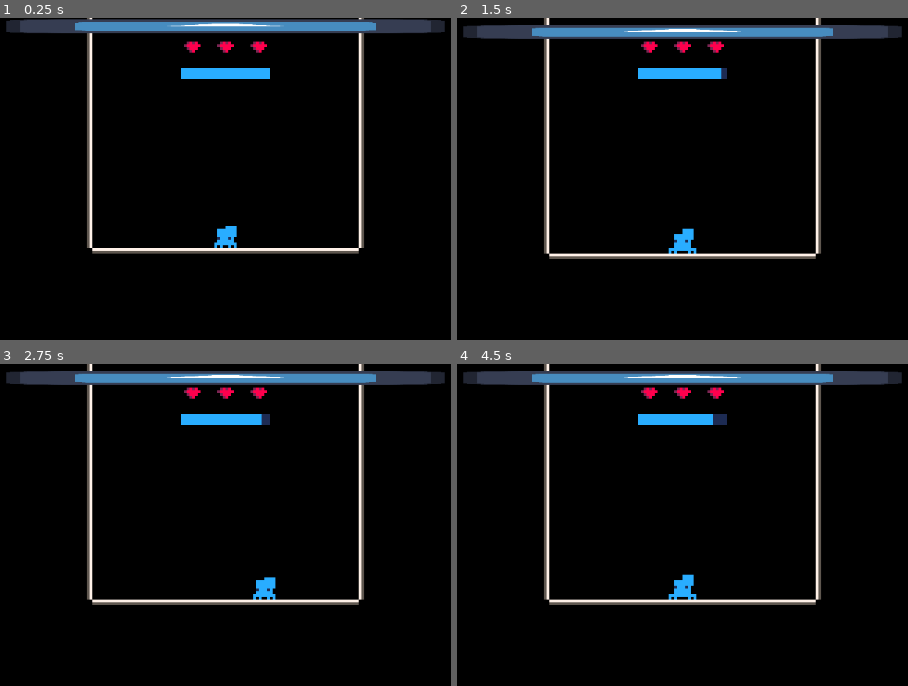
Above: before the commit, frames 1-4 (two rows, left to right).
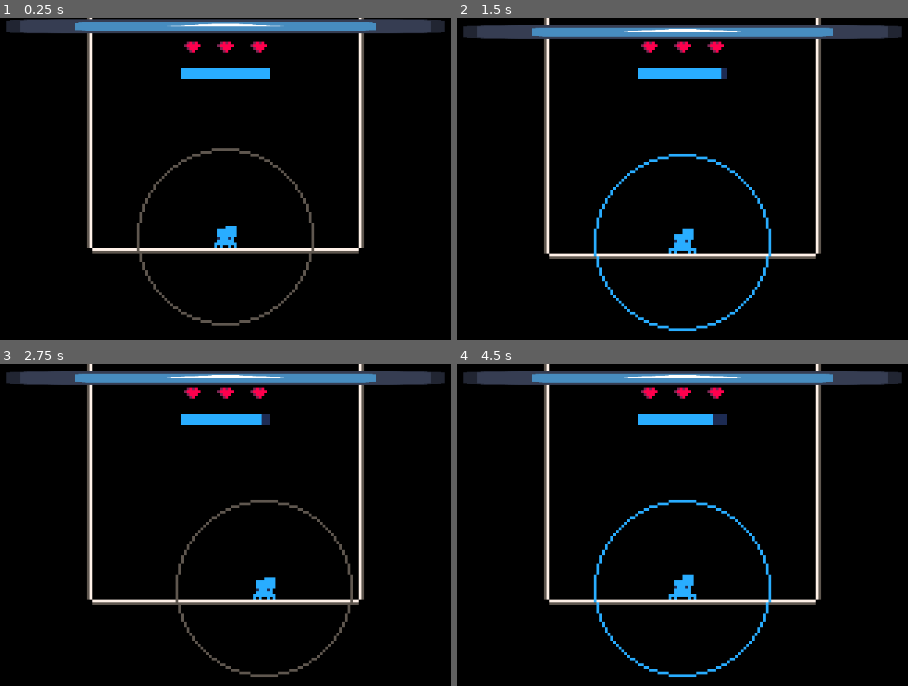
Above: after the commit, the same moments.

Repository: Flamenccio/spider-jump
Game: Godot game, scene res://game.tscn
Same seed, same stepped clock (60 frames per second), same inputs: the game is played once before the commit and once after it. The engine's default icon, where the game draws it, is replaced by a stand-in: a white triangle on a blue panel in a dark square.
Inputs (mouse positions are in pixels of both pictures, inside the frame that each line leads up to):
- Up to frame 1 (0.25 s): no input
- Up to frame 2 (1.5 s): tap Enter at 0.5 s; move the mouse to (858, 220) at 0.52 s; press the mouse at (858, 220) at 0.53 s; hold D (move_right) 0.53-1.25 s; release the mouse at (858, 220) at 1.25 s; drag from (524, 265) to (682, 30) at 1.27 s
- Up to frame 3 (2.75 s): move the mouse to (306, 489) at 2.02 s; hold D (move_right) from 2.03 s (still down); tap Delete at 2.1 s
- Up to frame 4 (4.5 s): release D (move_right) at 2.75 s; drag from (641, 679) to (682, 376) at 2.77 s; move the mouse to (outside the picture) at 3.52 s; hold A (move_left) 3.53-4.25 s; tap V at 3.6 s; drag from (outside the picture) to (560, 476) at 4.27 s

The runs differ from the first frame. In frame 1, 1.1% of the frame differs, in the area x 30-70%, y 40-96%; in frame 2, 1.2%, in the area x 30-70%, y 42-98%; in frame 3, 1.1%; in frame 4, 1.2%.

Commit message:
add pull radius indicator

Diff:
--- a/game.tscn
+++ b/game.tscn
@@ -8,7 +8,10 @@
 [ext_resource type="Script" uid="uid://8rxwnnipho2p" path="res://level_spawner.gd" id="4_fc0e3"]
 [ext_resource type="Resource" uid="uid://dvblvmsdlica3" path="res://levels/base.res" id="5_7jktm"]
 [ext_resource type="Script" uid="uid://blswevpfmnusx" path="res://level_spawn_trigger.gd" id="6_eow3j"]
+[ext_resource type="Texture2D" uid="uid://2vbhnrd33wum" path="res://sprites/pull_circle_blue.png" id="6_lc2xo"]
 [ext_resource type="Texture2D" uid="uid://dtnwcnfkt2acg" path="res://icon.svg" id="6_ryrav"]
+[ext_resource type="Script" uid="uid://821p0psjcurb" path="res://pull_circle.gd" id="7_215e1"]
+[ext_resource type="Texture2D" uid="uid://brfdkje3vphic" path="res://sprites/pull_circle_dark_grey.png" id="8_7sc4i"]
 [ext_resource type="PackedScene" uid="uid://dm3ht1lv7fpou" path="res://scenes/death_screen.tscn" id="9_vef74"]
 [ext_resource type="PackedScene" uid="uid://cflkesovqb44q" path="res://scenes/hud.tscn" id="11_iotsf"]
 [ext_resource type="Script" uid="uid://dnoeb3fn86sbl" path="res://player_stats.gd" id="11_mfdv2"]
@@ -43,9 +46,6 @@
 scale = Vector2(1.97784, 0.137882)
 texture = ExtResource("6_ryrav")
 
-[node name="Player" parent="." instance=ExtResource("2_e2o6t")]
-position = Vector2(0, -4)
-
 [node name="InputService" type="Node" parent="." node_paths=PackedStringArray("_pull_origin")]
 script = ExtResource("3_feb5d")
 _pull_origin = NodePath("../Player")
@@ -55,6 +55,16 @@
 _level_path = "res://levels/"
 _initial_level = ExtResource("5_7jktm")
 _spawn_trigger = NodePath("../LevelSpawnTrigger")
+
+[node name="Player" parent="." instance=ExtResource("2_e2o6t")]
+position = Vector2(0, -4)
+
+[node name="PullCircle" type="Sprite2D" parent="Player"]
+texture = ExtResource("6_lc2xo")
+script = ExtResource("7_215e1")
+_active_sprite = ExtResource("6_lc2xo")
+_inactive_sprite = ExtResource("8_7sc4i")
+_start_active = false
 
 [node name="LevelSpawnTrigger" type="Area2D" parent="."]
 position = Vector2(0, 135)
@@ -86,7 +96,9 @@
 [connection signal="move_input_change" from="InputService" to="Player" method="_on_input_service_move_input_change"]
 [connection signal="pull_input_change" from="InputService" to="Player" method="_on_input_service_pull_input_change"]
 [connection signal="pull_press" from="InputService" to="Player" method="_on_input_service_pull_press"]
+[connection signal="pull_press" from="InputService" to="Player/PullCircle" method="set_active"]
 [connection signal="pull_release" from="InputService" to="Player" method="_on_input_service_pull_release"]
+[connection signal="pull_release" from="InputService" to="Player/PullCircle" method="set_inactive"]
 [connection signal="new_level_spawned" from="LevelSpawner" to="LevelSpawnTrigger" method="enqueue_elevation"]
 [connection signal="body_entered" from="LevelSpawnTrigger" to="LevelSpawnTrigger" method="_on_player_entered"]
 [connection signal="player_entered" from="LevelSpawnTrigger" to="LevelSpawner" method="spawn_new_level"]
--- a/input_service.gd
+++ b/input_service.gd
@@ -42,6 +42,8 @@
 		_handle_pull_input_joy()
 	else:
 		_handle_pull_input_kbm()
+	# debug draw
+	#DebugDraw2D.circle(_pull_origin.global_position, _MAX_PULL_DISTANCE, 16, Color.RED, 0.5, delta)
 
 
 func _handle_move_input() -> void:
--- a/life.gd
+++ b/life.gd
@@ -10,6 +10,8 @@
 		return
 	if _start_full:
 		set_full()
+	else:
+		set_empty()
 
 
 func set_full() -> void:
--- /dev/null
+++ b/pull_circle.gd
@@ -0,0 +1,19 @@
+extends Sprite2D
+
+@export var _active_sprite: Texture2D
+@export var _inactive_sprite: Texture2D
+@export var _start_active: bool = true
+
+func _ready() -> void:
+	if _start_active:
+		set_active()
+	else:
+		set_inactive()
+
+
+func set_active() -> void:
+	texture = _active_sprite
+
+
+func set_inactive() -> void:
+	texture = _inactive_sprite
Not shown: 1 places in game.tscn that only renumber resources
Not shown, added: pull_circle.gd.uid
Binary file added: sprites/pull_circle_blue.png
Not shown, added: sprites/pull_circle_blue.png.import
Binary file added: sprites/pull_circle_dark_grey.png
Not shown, added: sprites/pull_circle_dark_grey.png.import
